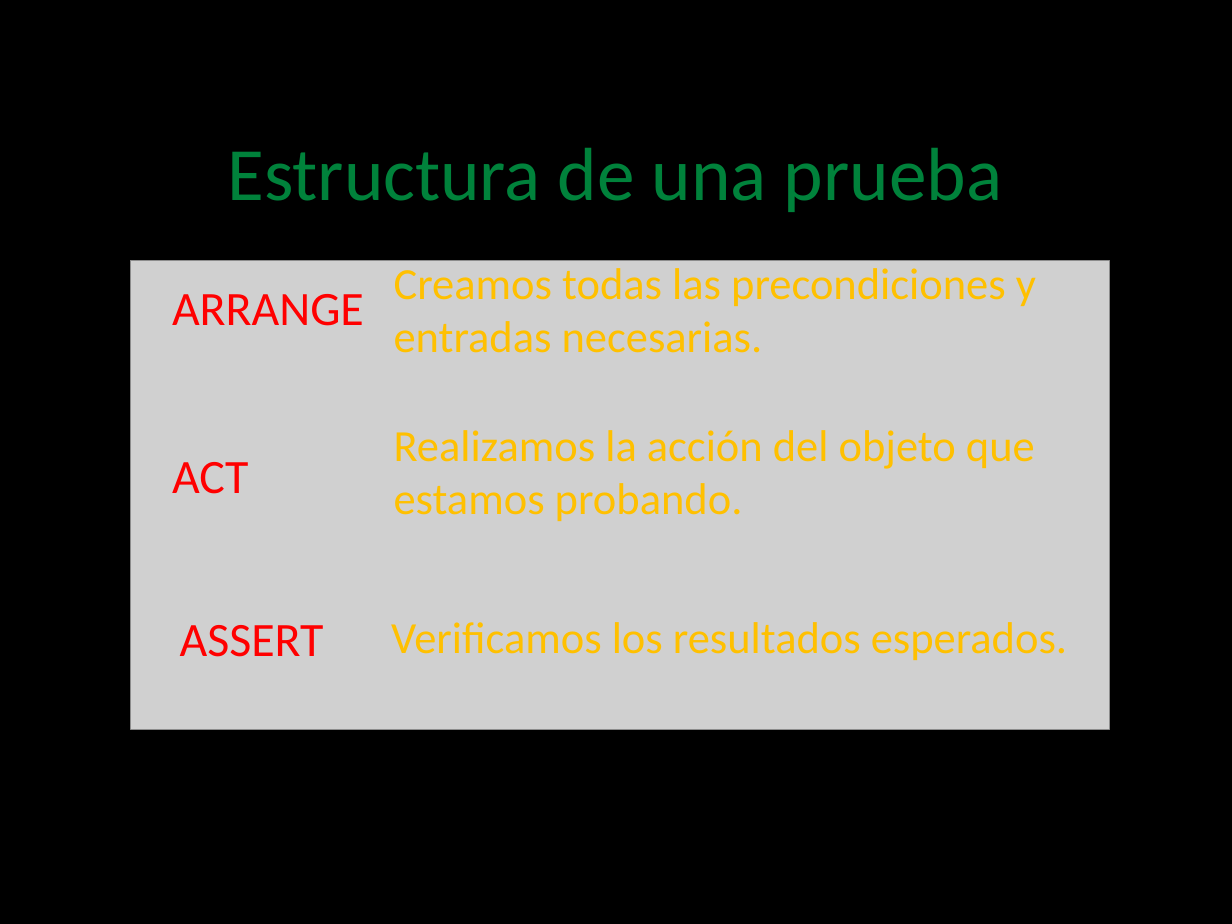
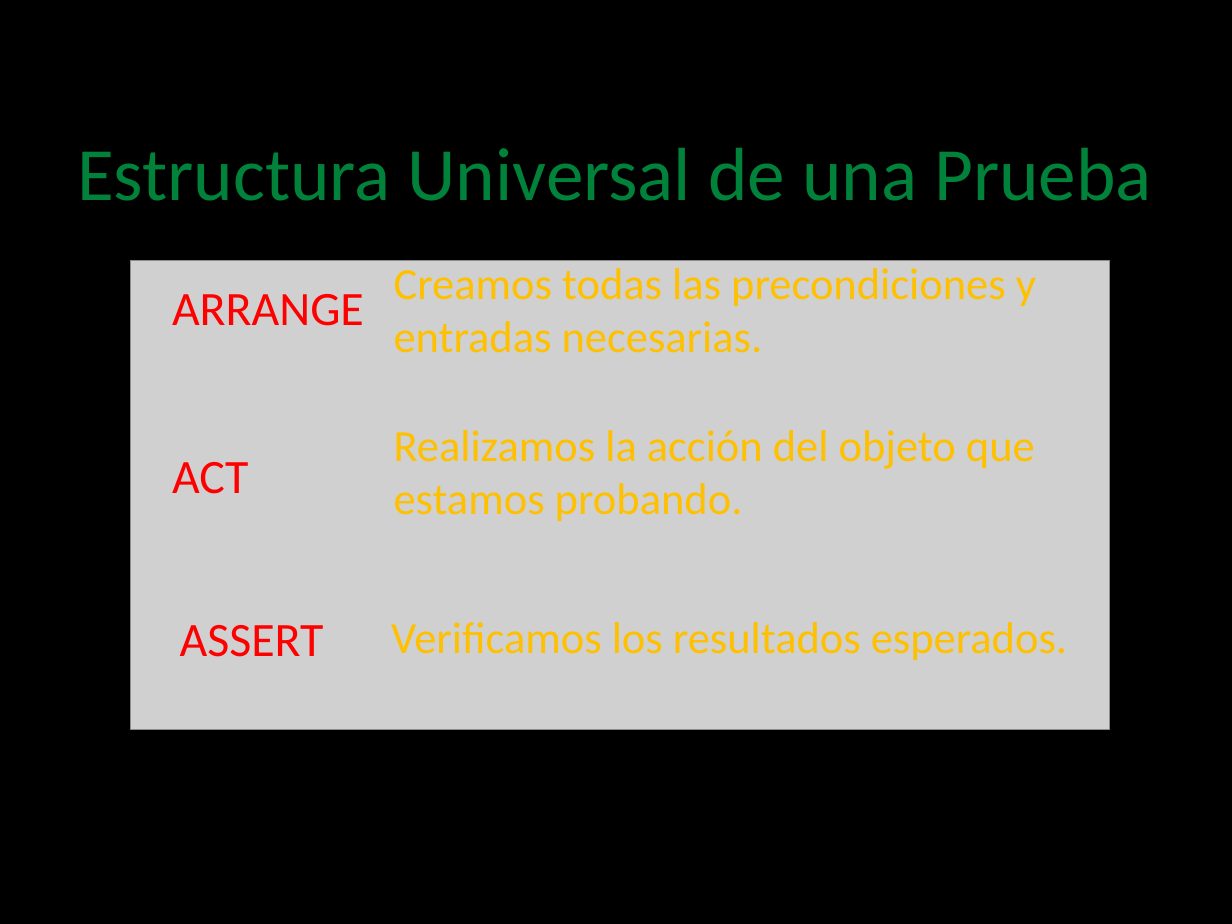
Before and after one commit to angelnunezsalazar/Test-Automation-NET, a slide deck: slide 16 of Diapositivas/1. Unit Testing.pptx. Drawn at 1232x924 pixels with LibreOffice and Linux fonts; fonts in the diff are those of the drawing; grey boxes stand for pictures; background and template pictures are left out. Boxes give left, top, right and bottom in pixels: in the first picture for what was removed or moved away, otherwise in the second. Text is boxed around its words. In the diff, an @@ line names an element or a change of style, - is before the commit and + after.

```diff
--- a/Diapositivas/1. Unit Testing.pptx
+++ b/Diapositivas/1. Unit Testing.pptx
@@ text at (77, 148, 1152, 201): text changed @@
-Estructura de una prueba
+Estructura Universal de una Prueba
```
Also in this commit, not shown: 7 other files.
